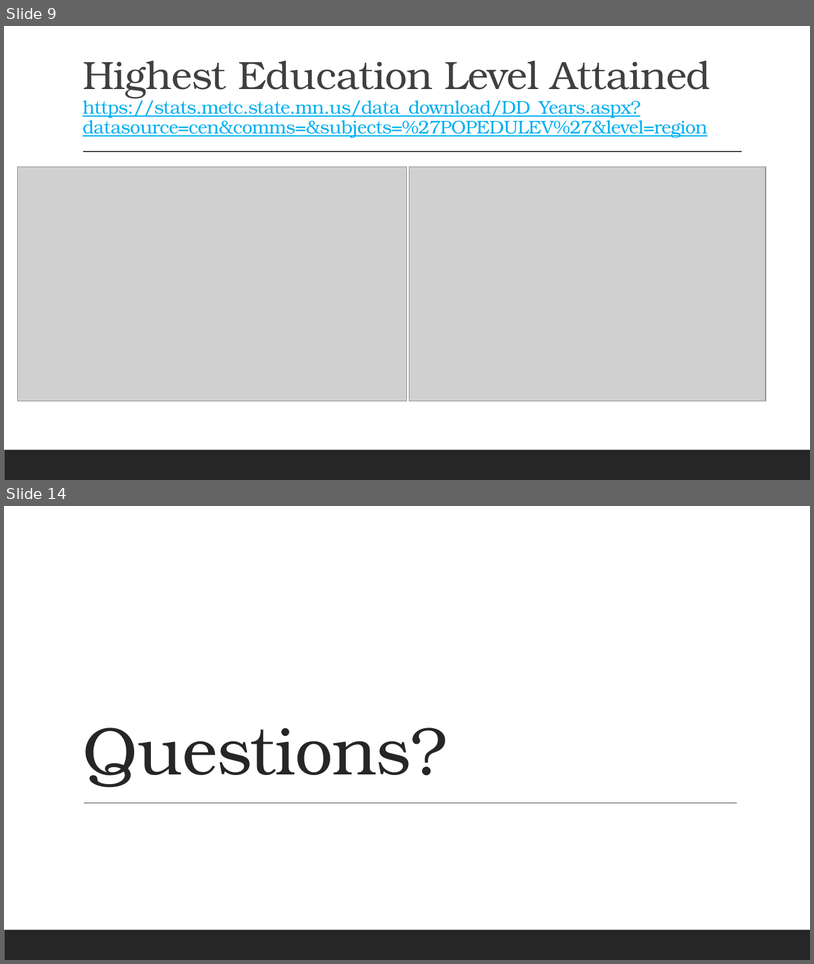
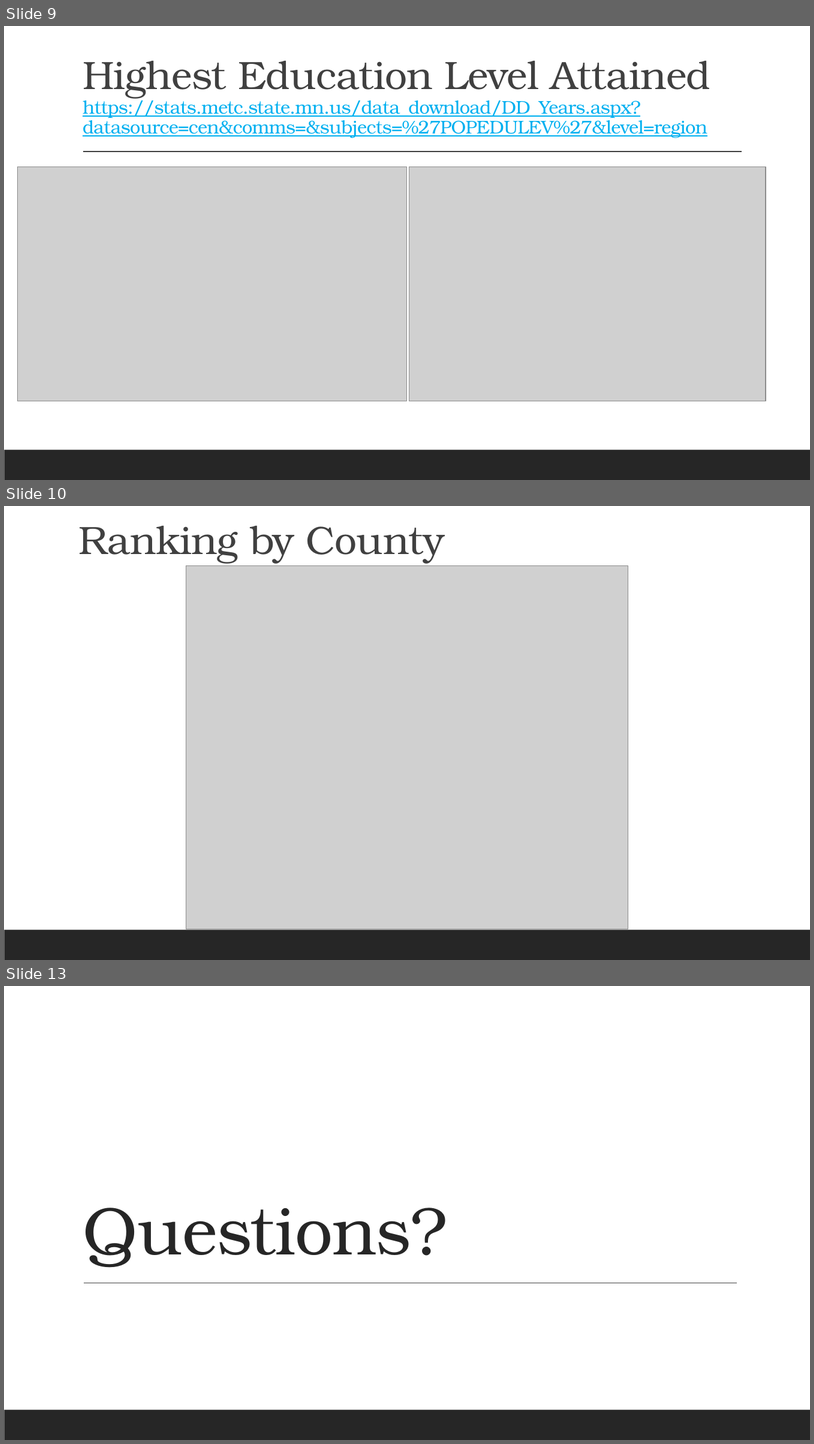
Before and after one commit to alyndaher/Working_Title, a slide deck: Life_Expectancy.pptx. Shown one above the other, each under a label of ours: slides 9 and 14 before the commit, slides 9, 10 and 13 after it; the slides between them are not shown. The pictures are 814x964 and 814x1444 pixels, drawn with LibreOffice and Linux fonts; fonts in the diff are those of the drawing; grey boxes stand for pictures. Boxes give left, top, right and bottom in pixels: in the first picture for what was removed or moved away, otherwise in the second. Text is boxed around its words. In the diff, an @@ line names an element or a change of style, - is before the commit and + after.

```diff
--- a/Life_Expectancy.pptx
+++ b/Life_Expectancy.pptx
@@ slide 10 added at bbox=[4, 506, 810, 960], background #FFFFFF; not listed: 1 template element that a slide beside it also shows @@
@@ title added at bbox=[79, 526, 445, 564], 47 pt, text #404040 @@
+Ranking by County
@@ picture added at bbox=[186, 566, 629, 929] @@
@@ what was slide 14 is now slide 13 @@
```
Also in this commit, not shown: 2 slides changed, 1 other slide added, 3 slides removed.
